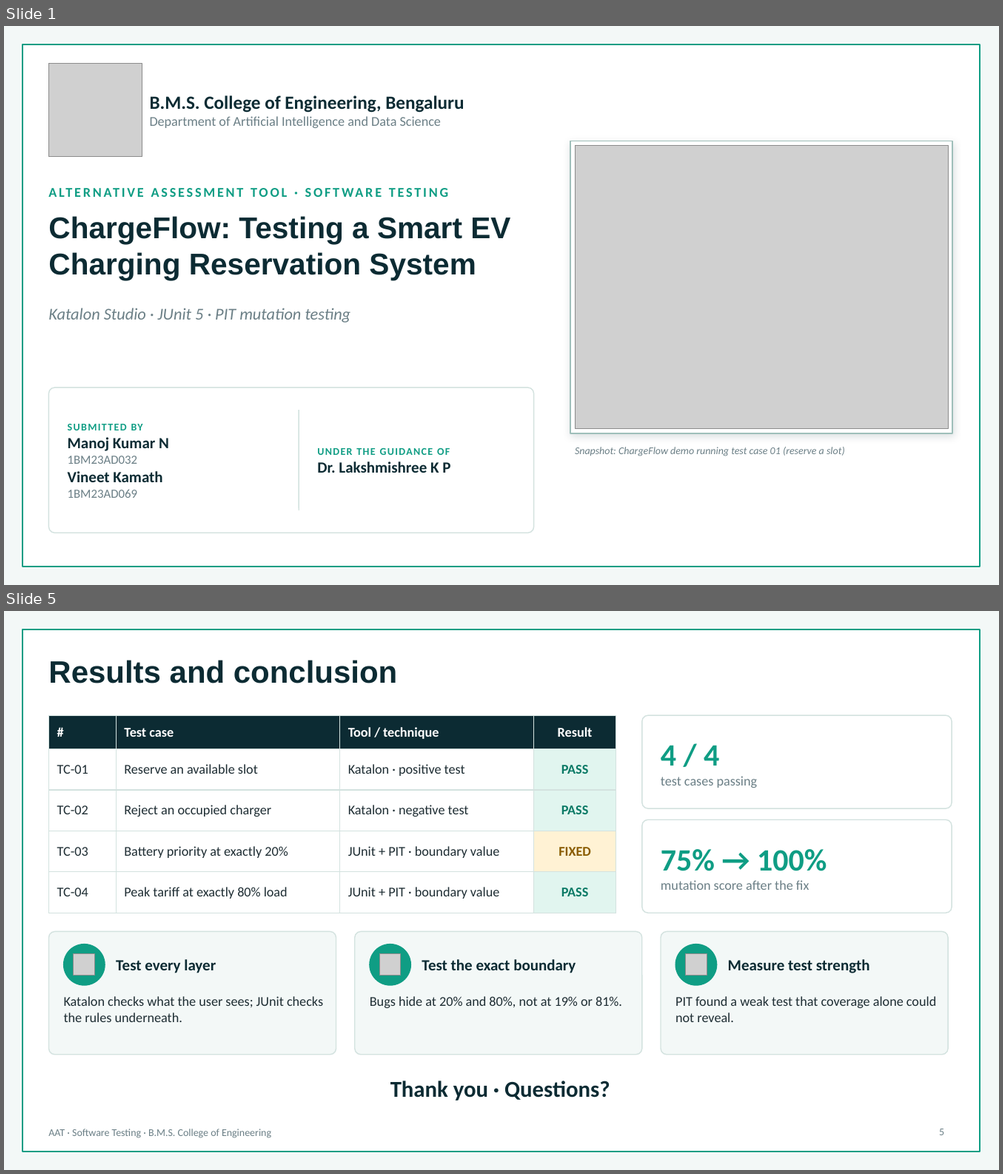
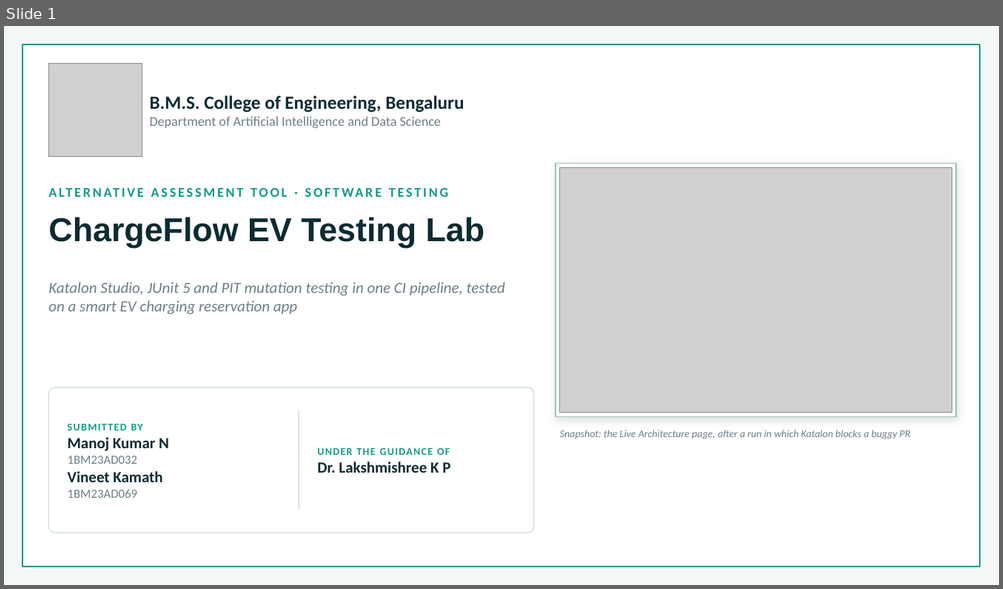
Before and after one commit to VineetKamath/chargeflow-ev-testing-lab, a slide deck: presentation/AAT_Software_Testing_ChargeFlow.pptx. Shown one above the other, each under a label of ours: slides 1 and 5 before the commit, slide 1 after it; the slides between them are not shown. The pictures are 1003x1174 and 1003x589 pixels, drawn with LibreOffice and Linux fonts; fonts in the diff are those of the drawing; grey boxes stand for pictures; background and template pictures are left out. Boxes give left, top, right and bottom in pixels: in the first picture for what was removed or moved away, otherwise in the second. Text is boxed around its words. In the diff, an @@ line names an element or a change of style, - is before the commit and + after.

```diff
--- a/presentation/AAT_Software_Testing_ChargeFlow.pptx
+++ b/presentation/AAT_Software_Testing_ChargeFlow.pptx
@@ slide 5 removed at [4, 611, 999, 1170], background #F3F8F7; not listed: 1 template element that a slide beside it also shows @@
@@ title removed at [48, 660, 397, 684] @@
-Results and conclusion
@@ table removed at [48, 715, 616, 902], 5 rows, 4 columns @@
-# | Test case | Tool / technique | Result
-TC-01 | Reserve an available slot | Katalon · positive test | PASS
-TC-02 | Reject an occupied charger | Katalon · negative test | PASS
-TC-03 | Battery priority at exactly 20% | JUnit + PIT · boundary value | FIXED
-TC-04 | Peak tariff at exactly 80% load | JUnit + PIT · boundary value | PASS
@@ rounded rectangle removed at [642, 715, 951, 809] @@
@@ text removed at [660, 745, 757, 788] @@
-4 / 4
-test cases passing
@@ rounded rectangle removed at [642, 820, 951, 913] @@
@@ text removed at [660, 849, 826, 890] @@
-75% → 100%
-mutation score after the fix
@@ rounded rectangle removed at [48, 932, 336, 1055] @@
@@ rounded rectangle removed at [355, 932, 642, 1055] @@
@@ rounded rectangle removed at [660, 932, 948, 1055] @@
@@ ellipse removed at [64, 945, 105, 985] @@
@@ picture removed at [74, 954, 95, 976] @@
@@ text removed at [116, 960, 216, 974] @@
-Test every layer
@@ ellipse removed at [370, 945, 410, 985] @@
@@ picture removed at [379, 954, 401, 976] @@
@@ text removed at [421, 960, 575, 974] @@
-Test the exact boundary
@@ ellipse removed at [675, 945, 717, 985] @@
@@ picture removed at [686, 954, 707, 976] @@
@@ text removed at [728, 960, 870, 974] @@
-Measure test strength
@@ text removed at [64, 997, 323, 1022] @@
-Katalon checks what the user sees; JUnit checks the rules underneath.
@@ text removed at [370, 997, 622, 1008] @@
-Bugs hide at 20% and 80%, not at 19% or 81%.
@@ text removed at [675, 997, 936, 1022] @@
-PIT found a weak test that coverage alone could not reveal.
@@ text removed at [390, 1081, 610, 1101] @@
-Thank you · Questions?
@@ text removed at [48, 1129, 271, 1139] @@
-AAT · Software Testing · B.M.S. College of Engineering
@@ page number removed at [939, 1129, 944, 1136] @@
-5
@@ slide 1 changed as well @@
@@ rectangle: place and size @@
-rectangle at [570, 141, 952, 434]
+rectangle at [555, 164, 956, 417]
@@ picture: place and size @@
-picture at [575, 145, 948, 429]
+picture at [560, 168, 951, 413]
@@ text at [48, 217, 485, 248]: text changed; size 29 to 32 pt @@
-ChargeFlow: Testing a Smart EV Charging Reservation System
+ChargeFlow EV Testing Lab
@@ text at [48, 282, 505, 315]: text changed; size 16 to 15 pt @@
-Katalon Studio · JUnit 5 · PIT mutation testing
+Katalon Studio, JUnit 5 and PIT mutation testing in one CI pipeline, tested on a smart EV charging reservation app
@@ text at [560, 430, 910, 440]: text changed @@
-Snapshot: ChargeFlow demo running test case 01 (reserve a slot)
+Snapshot: the Live Architecture page, after a run in which Katalon blocks a buggy PR
```
Also in this commit, not shown: 1 other slide changed, 3 slides added, 2 other slides removed.
